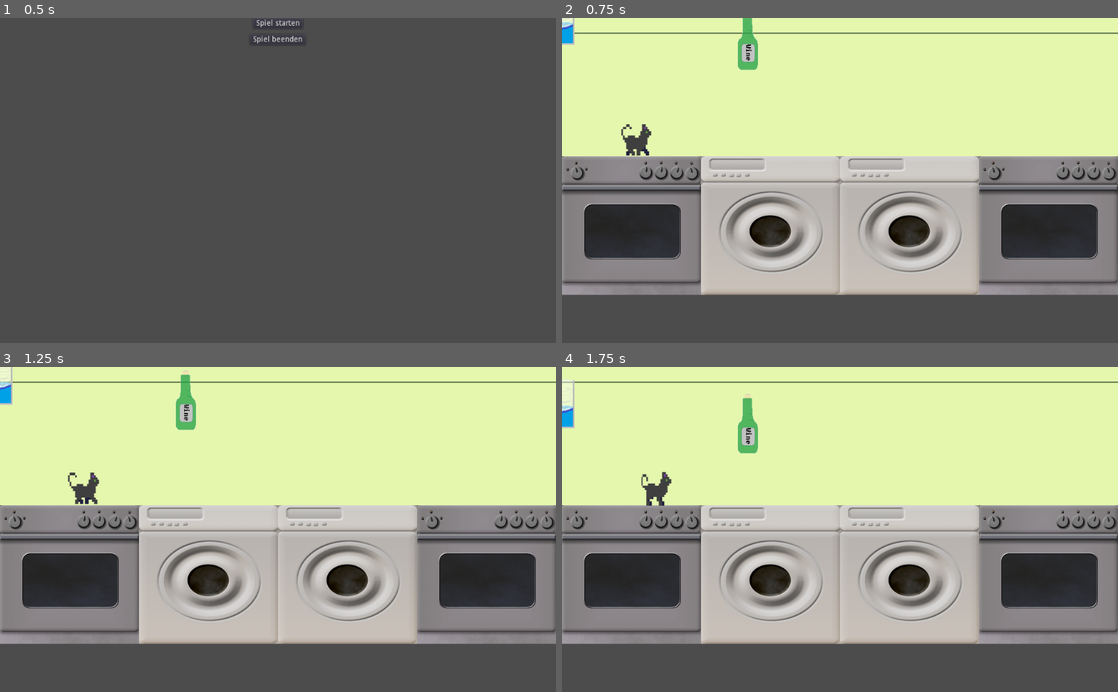
Above: before the commit, frames 1-4 (two rows, left to right).
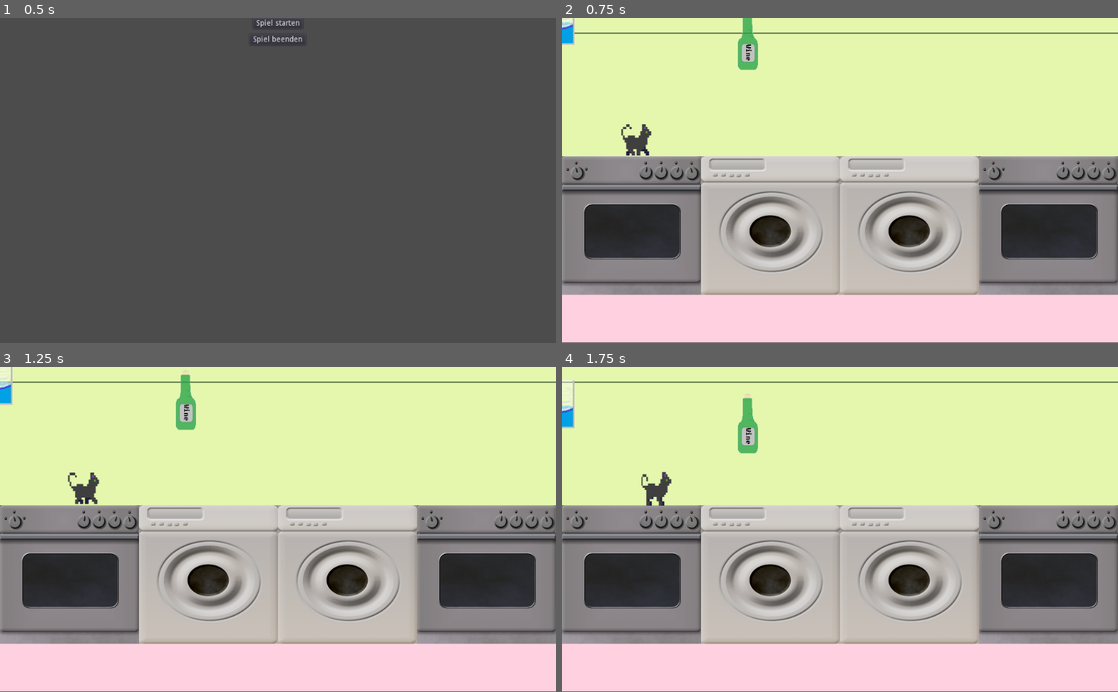
Above: after the commit, the same moments.

Repository: winnerbyhabit/bifigamejam18
Game: Godot game, scene res://Menu.tscn
Same seed, same stepped clock (60 frames per second), same inputs: the game is played once before the commit and once after it.
Inputs:
- Up to frame 1 (0.5 s): no input
- Up to frame 2 (0.75 s): click "Spiel starten" at 0.5 s
- Up to frame 3 (1.25 s): no input
- Up to frame 4 (1.75 s): hold Right (player_right) from 1.28 s (still down); hold Space (player_hit) from 1.28 s (still down)

Frame 1 is identical in both runs. In frame 2, 15% of the frame differs, in the area x 0-100%, y 85-100%; in frame 3, 15%; in frame 4, 15%.

Commit message:
floor

Diff:
--- a/Level.tscn
+++ b/Level.tscn
@@ -1,13 +1,14 @@
-[gd_scene load_steps=9 format=2]
+[gd_scene load_steps=10 format=2]
 
 [ext_resource path="res://Level.gd" type="Script" id=1]
 [ext_resource path="res://assets/kitchen_customs/wallpaper/Pared.png" type="Texture" id=2]
-[ext_resource path="res://Tileset.tres" type="TileSet" id=3]
-[ext_resource path="res://TileMap.gd" type="Script" id=4]
-[ext_resource path="res://Player.tscn" type="PackedScene" id=5]
-[ext_resource path="res://sounds/background/cat_song.wav" type="AudioStream" id=6]
-[ext_resource path="res://Glass.tscn" type="PackedScene" id=7]
-[ext_resource path="res://Bottle.tscn" type="PackedScene" id=8]
+[ext_resource path="res://assets/kitchen_customs/floor/floor.png" type="Texture" id=3]
+[ext_resource path="res://Tileset.tres" type="TileSet" id=4]
+[ext_resource path="res://TileMap.gd" type="Script" id=5]
+[ext_resource path="res://Player.tscn" type="PackedScene" id=6]
+[ext_resource path="res://sounds/background/cat_song.wav" type="AudioStream" id=7]
+[ext_resource path="res://Glass.tscn" type="PackedScene" id=8]
+[ext_resource path="res://Bottle.tscn" type="PackedScene" id=9]
 
 [node name="Level" type="Node" index="0"]
 
@@ -21,10 +22,18 @@
 region_rect = Rect2( 0, 0, 1536, 256 )
 _sections_unfolded = [ "Offset", "Region", "Transform" ]
 
-[node name="TileMap" type="TileMap" parent="." index="1"]
+[node name="bg_floor" type="Sprite" parent="." index="1"]
+
+position = Vector2( 381.949, 472.492 )
+texture = ExtResource( 3 )
+region_enabled = true
+region_rect = Rect2( 0, 0, 1536, 256 )
+_sections_unfolded = [ "Offset", "Region", "Transform" ]
+
+[node name="TileMap" type="TileMap" parent="." index="2"]
 
 mode = 0
-tile_set = ExtResource( 3 )
+tile_set = ExtResource( 4 )
 cell_size = Vector2( 256, 256 )
 cell_quadrant_size = 16
 cell_custom_transform = Transform2D( 1, 0, 0, 1, 0, 0 )
@@ -40,13 +49,13 @@
 occluder_light_mask = 1
 format = 1
 tile_data = PoolIntArray(  )
-script = ExtResource( 4 )
+script = ExtResource( 5 )
 _sections_unfolded = [ "Cell" ]
 tile_coordinates = Vector2( 0, 1 )
 start_tiles = 5
 number_of_tiles = 3
 
-[node name="Player" parent="." index="2" instance=ExtResource( 5 )]
+[node name="Player" parent="." index="3" instance=ExtResource( 6 )]
 
 position = Vector2( 128, 225 )
 _sections_unfolded = [ "Transform" ]
@@ -81,15 +90,14 @@
 
 [node name="AudioStreamPlayer" type="AudioStreamPlayer" parent="Player" index="3"]
 
-stream = ExtResource( 6 )
+stream = ExtResource( 7 )
 volume_db = 1.0
-pitch_scale = 1.0
 autoplay = true
 mix_target = 0
 bus = "Master"
 
-[node name="Glass" parent="." index="3" instance=ExtResource( 7 )]
+[node name="Glass" parent="." index="4" instance=ExtResource( 8 )]
 
-[node name="Bottle" parent="." index="4" instance=ExtResource( 8 )]
+[node name="Bottle" parent="." index="5" instance=ExtResource( 9 )]
 
 position = Vector2( 340, 40 )
